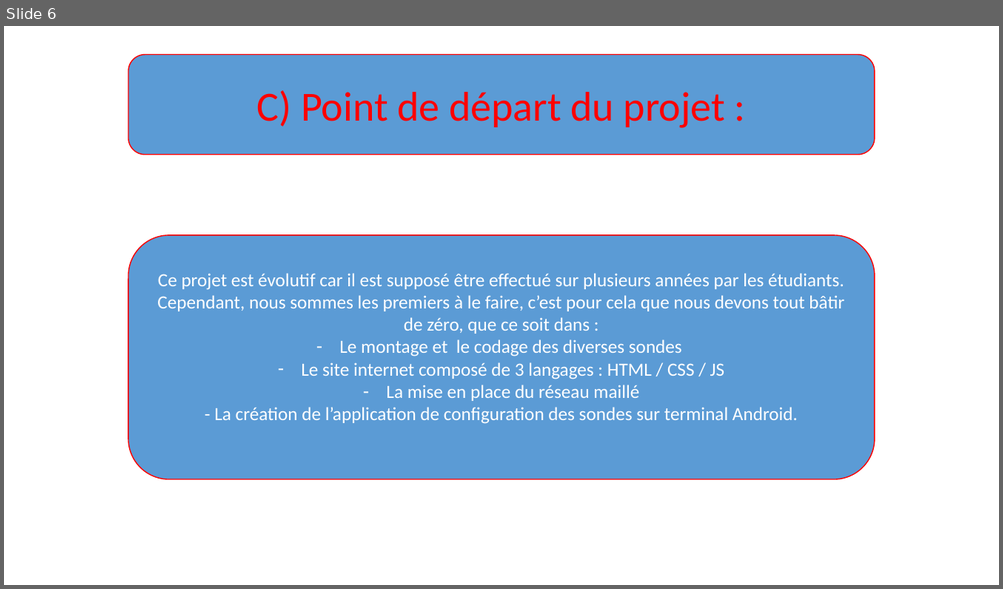
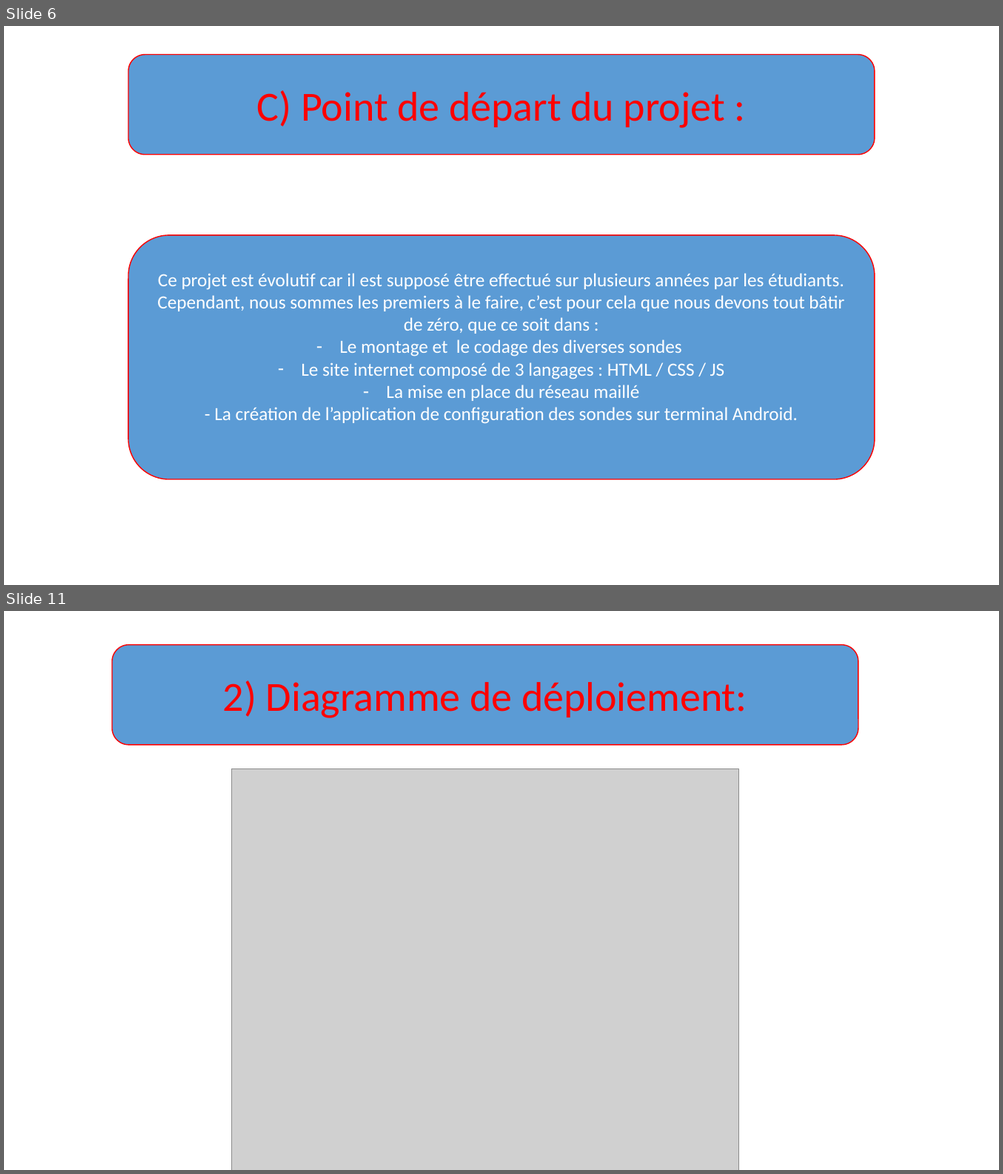
Before and after one commit to TheoDupuy/EcoProbes, a slide deck: Pres. Projet.pptx. Shown one above the other, each under a label of ours: slide 6 before the commit, slides 6 and 11 after it; the slides between them are not shown. The pictures are 1003x589 and 1003x1174 pixels, drawn with LibreOffice and Linux fonts; fonts in the diff are those of the drawing; grey boxes stand for pictures; background and template pictures are left out. Boxes give left, top, right and bottom in pixels: in the first picture for what was removed or moved away, otherwise in the second. Text is boxed around its words. In the diff, an @@ line names an element or a change of style, - is before the commit and + after.

```diff
--- a/Pres. Projet.pptx
+++ b/Pres. Projet.pptx
@@ slide 11 added at (4,611,999,1170), background picture (left out) @@
@@ rounded rectangle added at (112,644,858,744), fill #5B9BD5, outline #FF0000 1 pt, 40 pt, text #FF0000 @@
+2) Diagramme de déploiement:
@@ picture added at (232,769,739,1170) @@
```
Also in this commit, not shown: 7 other slides added.
